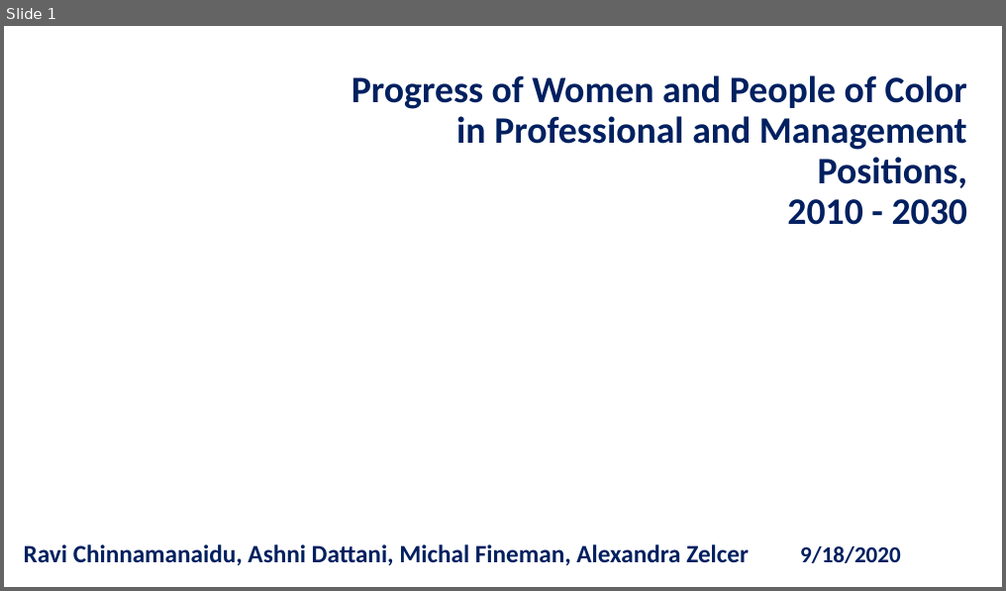
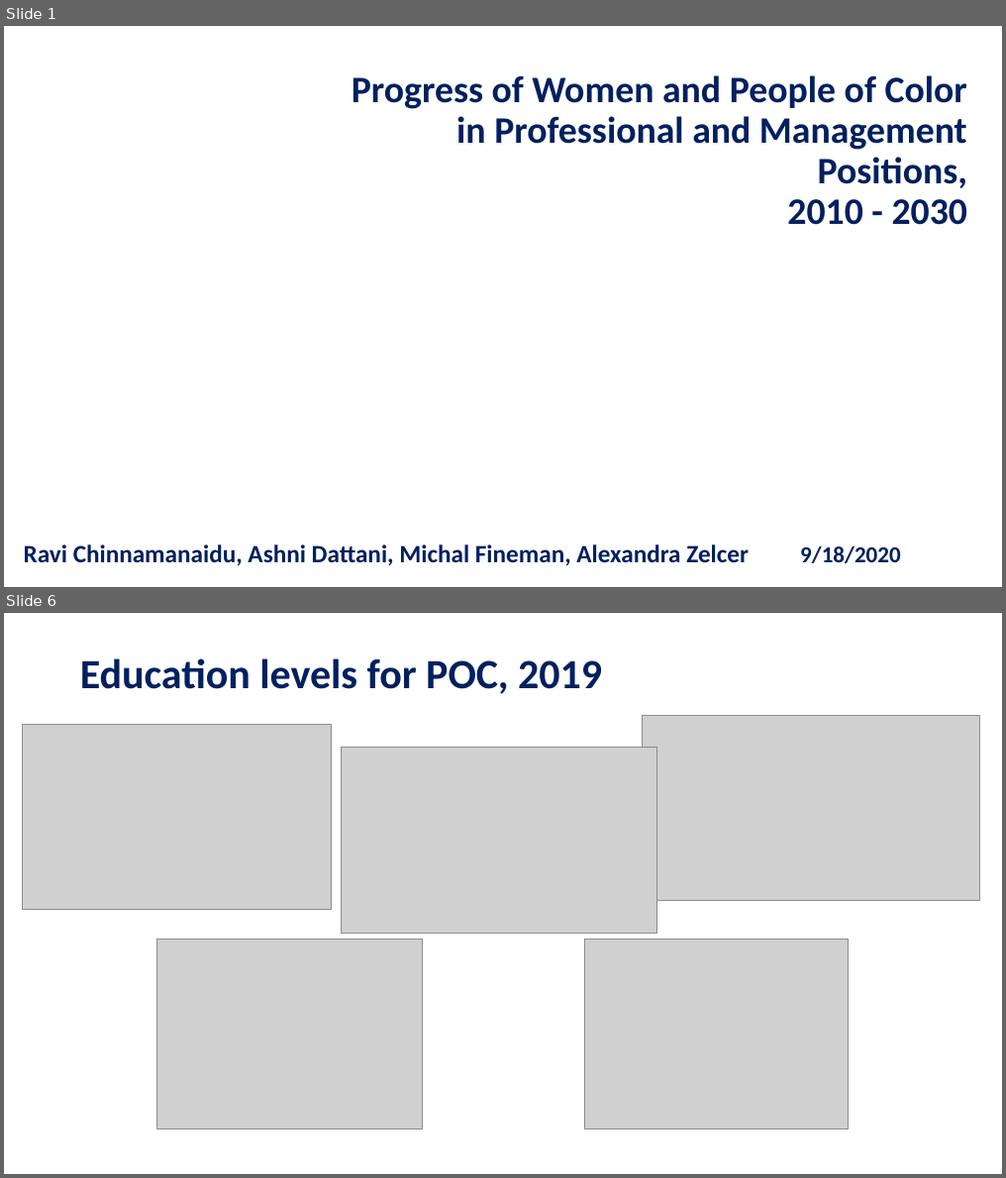
Before and after one commit to chinnamanaidu/project_rutgers, a slide deck: Presentation-v3.pptx. Shown one above the other, each under a label of ours: slide 1 before the commit, slides 1 and 6 after it; the slides between them are not shown. The pictures are 1006x591 and 1006x1178 pixels, drawn with LibreOffice and Linux fonts; fonts in the diff are those of the drawing; grey boxes stand for pictures; background and template pictures are left out. Boxes give left, top, right and bottom in pixels: in the first picture for what was removed or moved away, otherwise in the second. Text is boxed around its words. In the diff, an @@ line names an element or a change of style, - is before the commit and + after.

```diff
--- a/Presentation-v3.pptx
+++ b/Presentation-v3.pptx
@@ slide 6 added at <box>4,613,1002,1174</box>, background #FFFFFF @@
@@ text added at <box>80,659,602,694</box>, 40 pt, text #002060, bold @@
+Education levels for POC, 2019
@@ picture added at <box>22,724,331,909</box> @@
@@ picture added at <box>642,715,980,900</box> @@
@@ picture added at <box>341,747,656,934</box> @@
@@ picture added at <box>156,940,422,1130</box> @@
@@ picture added at <box>584,940,848,1130</box> @@
```
Also in this commit, not shown: 3 slides changed, 1 other slide added, 1 slide removed, 14 other files.
